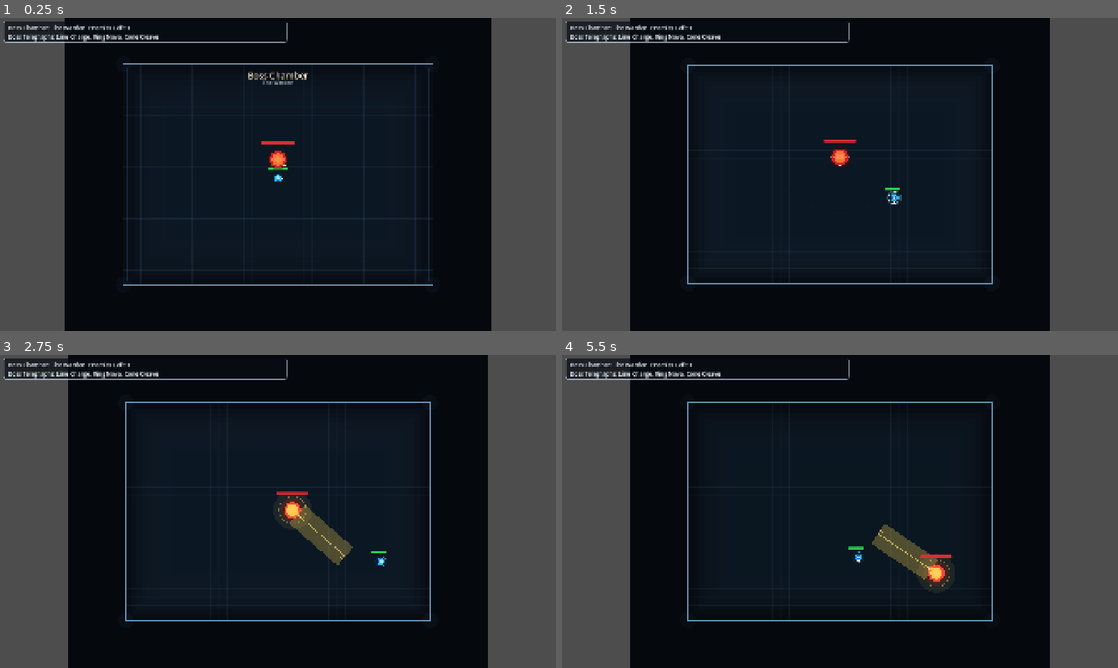
Above: before the commit, frames 1-4 (two rows, left to right).
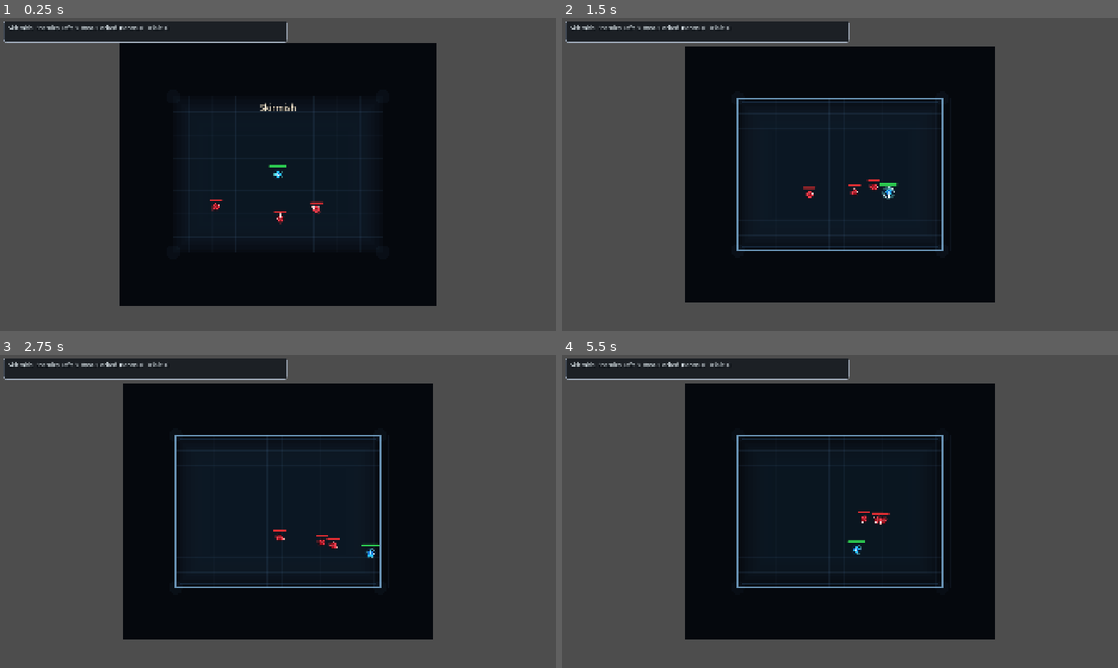
Above: after the commit, the same moments.

Repository: Excellund/AbyssalDescent
Game: Godot game, scene res://scenes/Main.tscn
Two runs of this game, one before a commit and one after it. Both use one fixed random seed, a clock stepped at 60 frames per second and the inputs below. Sound files missing from this copy of the repository are replaced by a short silence.
Inputs (mouse positions are in pixels of both pictures, inside the frame that each line leads up to):
- Up to frame 1 (0.25 s): no input
- Up to frame 2 (1.5 s): move the mouse to (962, 158) at 0.52 s; hold D (move_right) 0.53-1.28 s; click (962, 158) at 0.6 s; tap Space (dash) at 0.8, 1.35 s; move the mouse to (728, 190) at 1.27 s; hold S (move_down) from 1.28 s (still down)
- Up to frame 3 (2.75 s): click (166, 527) at 1.55 s; move the mouse to (333, 442) at 2.02 s; release S (move_down) at 2.03 s; hold D (move_right) from 2.03 s (still down); click (333, 442) at 2.1 s; tap Space (dash) at 2.3 s
- Up to frame 4 (5.5 s): move the mouse to (812, 574) at 2.77 s; release D (move_right) at 2.78 s; hold W (move_up) 2.78-3.53 s; tap Space (dash) at 2.85, 3.8, 5.1 s; click (812, 574) at 3.05 s; move the mouse to (1006, 558) at 3.52 s; hold A (move_left) 3.53-5.03 s; tap E (interact) at 3.6 s; move the mouse to (673, 464) at 4.27 s; click (673, 464) at 4.35 s; move the mouse to (867, 511) at 5.02 s; hold S (move_down) from 5.03 s (still down)

The runs differ from the first frame. In frame 1, 30% of the frame differs, in the area x 1-89%, y 0-100%; in frame 2, 31%; in frame 3, 32%, in the area x 1-88%, y 0-100%; in frame 4, 32%.

Commit message:
Add dash trial powers and enemy slow effects

Diff:
--- a/scenes/Main.tscn
+++ b/scenes/Main.tscn
@@ -10,7 +10,8 @@
 normal_room_music = ExtResource("2_rarhs")
 boss_room_music = ExtResource("3_vcsgt")
 music_volume_db = -50.0
-debug_start_power_ids = PackedStringArray("razor_wind", "rupture_wave", "execution_edge")
-debug_run_state = 1
+debug_apply_test_powers_on_start = true
+debug_skip_starting_boon_selection = true
+debug_start_power_ids = PackedStringArray("phantom_step")
 
 [node name="Player" parent="." unique_id=1831438957 instance=ExtResource("1_elqb8")]
--- a/scripts/enemy_archer.gd
+++ b/scripts/enemy_archer.gd
@@ -70,7 +70,7 @@
 	else:
 		speed_multiplier = 0.0  # At ideal range, hold position
 
-	var desired_velocity := desired_direction * seek_speed * speed_multiplier
+	var desired_velocity := desired_direction * seek_speed * speed_multiplier * slow_speed_mult
 	var move_rate := acceleration if desired_velocity != Vector2.ZERO else deceleration
 	velocity = velocity.move_toward(desired_velocity, move_rate * delta)
 	move_and_slide()
@@ -251,3 +251,4 @@
 			var offset := projectile.global_position - global_position
 			draw_circle(offset, 4.0, COLOR_ARCHER_PROJECTILE)
 			draw_circle(offset, 2.2, Color(1.0, 0.92, 0.6, 0.9))
+	_draw_slow_indicator(12.8)
--- a/scripts/enemy_base.gd
+++ b/scripts/enemy_base.gd
@@ -105,6 +105,8 @@
 var attack_anim_time_left: float = 0.0
 var attack_anim_duration: float = 0.1
 var visual_facing_direction: Vector2 = Vector2.LEFT
+var slow_time_left: float = 0.0
+var slow_speed_mult: float = 1.0
 
 func _ready() -> void:
 	motion_mode = CharacterBody2D.MOTION_MODE_FLOATING
@@ -131,6 +133,11 @@
 	if attack_anim_time_left > 0.0:
 		attack_anim_time_left = maxf(0.0, attack_anim_time_left - delta)
 		queue_redraw()
+	if slow_time_left > 0.0:
+		slow_time_left -= delta
+		if slow_time_left <= 0.0:
+			slow_time_left = 0.0
+			slow_speed_mult = 1.0
 
 func _update_visual_facing_direction() -> void:
 	if velocity.length_squared() > 1.0:
@@ -147,6 +154,21 @@
 		return
 	health_state.take_damage(amount)
 
+func apply_slow(duration: float, mult: float) -> void:
+	if duration > slow_time_left:
+		slow_time_left = duration
+	if mult < slow_speed_mult:
+		slow_speed_mult = mult
+
+func _draw_slow_indicator(body_radius: float) -> void:
+	if slow_time_left <= 0.0:
+		return
+	var pulse := 0.5 + 0.5 * sin(float(Time.get_ticks_msec()) * 0.011)
+	var fade := clampf(slow_time_left * 4.0, 0.0, 1.0)
+	draw_circle(Vector2.ZERO, body_radius + 8.0, Color(0.46, 1.0, 0.92, 0.07 * fade))
+	draw_arc(Vector2.ZERO, body_radius + 7.0, 0.0, TAU, 32,
+		Color(0.46, 1.0, 0.92, (0.52 + pulse * 0.28) * fade), 2.6)
+
 func heal(amount: int) -> void:
 	if amount <= 0:
 		return
--- a/scripts/enemy_boss.gd
+++ b/scripts/enemy_boss.gd
@@ -125,6 +125,7 @@
 	if wall_pressure > 0.62 and desired_velocity.length_squared() > 0.000001:
 		desired_velocity = desired_velocity.normalized() * move_speed * speed_mult
 
+	desired_velocity *= slow_speed_mult
 	var move_rate := acceleration if desired_velocity != Vector2.ZERO else deceleration
 	velocity = velocity.move_toward(desired_velocity, move_rate * delta)
 	move_and_slide()
@@ -384,6 +385,7 @@
 
 	draw_circle(Vector2.ZERO, body_radius + 9.0, COLOR_BOSS_GLOW)
 	_draw_common_body(body_radius, body_color, core_color, facing)
+	_draw_slow_indicator(body_radius)
 	_draw_attack_afterglow(facing)
 	_draw_attack_impact_burst(facing)
 
@@ -478,7 +480,7 @@
 		return
 	var t := clampf(attack_afterglow_time_left / maxf(attack_afterglow_duration, 0.001), 0.0, 1.0)
 	var fade := t * t
-	var side := Vector2(-facing.y, facing.x)
+	var _side := Vector2(-facing.y, facing.x)
 	match last_attack_for_fx:
 		ATTACK_CHARGE:
 			var glow_len := 94.0 + 58.0 * t
@@ -503,24 +505,24 @@
 	if impact_burst_time_left <= 0.0:
 		return
 	var t := 1.0 - clampf(impact_burst_time_left / maxf(impact_burst_duration, 0.001), 0.0, 1.0)
-	var ease := 1.0 - pow(1.0 - t, 3.0)
+	var burst_ease := 1.0 - pow(1.0 - t, 3.0)
 	var burst_alpha := (1.0 - t) * (1.0 - t)
 	var side := Vector2(-facing.y, facing.x)
 	match last_attack_for_fx:
 		ATTACK_CHARGE:
-			var burst_center := facing * (30.0 + ease * 32.0)
-			var burst_r := 18.0 + ease * 28.0
+			var burst_center := facing * (30.0 + burst_ease * 32.0)
+			var burst_r := 18.0 + burst_ease * 28.0
 			draw_circle(burst_center, burst_r, Color(1.0, 0.62, 0.22, 0.26 * burst_alpha))
 			draw_arc(burst_center, burst_r + 4.0, 0.0, TAU, 24, Color(1.0, 0.88, 0.5, 0.6 * burst_alpha), 3.0)
 			draw_line(burst_center + side * 18.0, burst_center + side * 42.0, Color(1.0, 0.84, 0.46, 0.5 * burst_alpha), 2.2)
 			draw_line(burst_center - side * 18.0, burst_center - side * 42.0, Color(1.0, 0.84, 0.46, 0.5 * burst_alpha), 2.2)
 		ATTACK_NOVA:
-			var nova_r := 44.0 + ease * (nova_radius * 0.72)
+			var nova_r := 44.0 + burst_ease * (nova_radius * 0.72)
 			draw_circle(Vector2.ZERO, nova_r, Color(1.0, 0.46, 0.18, 0.2 * burst_alpha))
 			draw_arc(Vector2.ZERO, nova_r, 0.0, TAU, 48, Color(1.0, 0.86, 0.5, 0.68 * burst_alpha), 4.0)
 		ATTACK_CLEAVE:
 			var half_arc := deg_to_rad(cleave_arc_degrees * 0.5)
-			var r := 56.0 + ease * (cleave_range * 0.62)
+			var r := 56.0 + burst_ease * (cleave_range * 0.62)
 			draw_arc(Vector2.ZERO, r, facing.angle() - half_arc, facing.angle() + half_arc, 26, Color(1.0, 0.78, 0.36, 0.72 * burst_alpha), 4.2)
 			draw_line(Vector2.ZERO, facing.rotated(-half_arc * 0.88) * r, Color(1.0, 0.86, 0.5, 0.42 * burst_alpha), 2.8)
 			draw_line(Vector2.ZERO, facing.rotated(half_arc * 0.88) * r, Color(1.0, 0.86, 0.5, 0.42 * burst_alpha), 2.8)
--- a/scripts/enemy_chaser.gd
+++ b/scripts/enemy_chaser.gd
@@ -28,7 +28,7 @@
 	var to_target := target.global_position - global_position
 	if to_target.length() <= stop_distance:
 		return Vector2.ZERO
-	return to_target.normalized() * move_speed
+	return to_target.normalized() * move_speed * slow_speed_mult
 
 func _try_attack_target() -> void:
 	if not is_instance_valid(target):
@@ -65,3 +65,4 @@
 	if speed_t > 0.25:
 		var trail_alpha := 0.08 + speed_t * 0.18
 		draw_circle(-facing * (body_radius + 2.0), body_radius * 0.7, Color(0.9, 0.2, 0.24, trail_alpha))
+	_draw_slow_indicator(body_radius)
--- a/scripts/player.gd
+++ b/scripts/player.gd
@@ -61,6 +61,29 @@
 var razor_wind_arc_degrees: float = 24.0
 var razor_wind_damage_ratio: float = 0.72
 
+# Dash archetype trial powers
+var reward_phantom_step: bool = false
+var reward_void_dash: bool = false
+var reward_static_wake: bool = false
+var phantom_step_stacks: int = 0
+var void_dash_stacks: int = 0
+var static_wake_stacks: int = 0
+# Phantom Step: damage and slow duration scale with stacks
+var phantom_step_damage: int = 10
+var phantom_step_slow_duration: float = 0.7
+# Void Dash: extra distance multiplier and kill-reset tracking
+var void_dash_range_mult: float = 1.42
+var void_dash_cooldown_reduction: float = 0.0
+# Static Wake: trail damage and lifetime
+var static_wake_damage: int = 8
+var static_wake_lifetime: float = 1.4
+# Runtime state for dash powers
+var phantom_step_hit_ids: Dictionary = {}
+var phantom_step_ghost_positions: Array[Dictionary] = []
+var phantom_step_ghost_emit_cd: float = 0.0
+var static_wake_trails: Array[Dictionary] = []
+var static_wake_trail_emit_cooldown: float = 0.0
+
 func _ready() -> void:
 	died.connect(_restart_current_scene)
 	body_radius_cache = _get_body_radius_for(self, 14.0)
@@ -83,6 +106,7 @@
 	_update_attack_lock(delta)
 	_update_attack_animation(delta)
 	_update_visual_facing_direction()
+	_update_static_wake_trails(delta)
 	_try_start_dash(direction)
 	_try_attack_input()
 
@@ -127,9 +151,14 @@
 		return
 
 	dash_direction = direction if direction != Vector2.ZERO else last_move_direction
-	dash_time_left = dash_duration
-	dash_cooldown_left = dash_cooldown
+	var effective_duration := dash_duration * (void_dash_range_mult if reward_void_dash else 1.0)
+	dash_time_left = effective_duration
+	dash_cooldown_left = maxf(0.12, dash_cooldown - void_dash_cooldown_reduction)
 	dash_phase_release_left = maxf(dash_phase_release_left, dash_phase_release_duration)
+	phantom_step_hit_ids.clear()
+	phantom_step_ghost_positions.clear()
+	phantom_step_ghost_emit_cd = 0.0
+	static_wake_trail_emit_cooldown = 0.0
 	_set_dash_phasing(true)
 
 func _try_attack_input() -> void:
@@ -210,6 +239,29 @@
 	dash_time_left = maxf(0.0, dash_time_left - delta)
 	velocity = dash_direction * dash_speed
 	move_and_slide()
+
+	if reward_phantom_step:
+		_apply_phantom_step_during_dash()
+		# Ghost afterimage emission
+		phantom_step_ghost_emit_cd = maxf(0.0, phantom_step_ghost_emit_cd - delta)
+		if phantom_step_ghost_emit_cd <= 0.0:
+			phantom_step_ghost_positions.append({"pos": global_position, "life": 0.14})
+			phantom_step_ghost_emit_cd = 0.03
+		var gi := phantom_step_ghost_positions.size() - 1
+		while gi >= 0:
+			phantom_step_ghost_positions[gi]["life"] -= delta
+			if float(phantom_step_ghost_positions[gi]["life"]) <= 0.0:
+				phantom_step_ghost_positions.remove_at(gi)
+			gi -= 1
+		queue_redraw()
+
+	if reward_static_wake:
+		static_wake_trail_emit_cooldown = maxf(0.0, static_wake_trail_emit_cooldown - delta)
+		if static_wake_trail_emit_cooldown <= 0.0:
+			static_wake_trails.append({"pos": global_position, "life": static_wake_lifetime})
+			static_wake_trail_emit_cooldown = 0.04
+		queue_redraw()
+
 	return true
 
 func _update_dash_phase_state(delta: float) -> void:
@@ -362,7 +414,10 @@
 	var hard_ids := {
 		"razor_wind": true,
 		"execution_edge": true,
-		"rupture_wave": true
+		"rupture_wave": true,
+		"phantom_step": true,
+		"void_dash": true,
+		"static_wake": true
 	}
 	if hard_ids.has(id):
 		apply_trial_power(id)
@@ -471,6 +526,61 @@
 		if enemy_body.global_position.distance_to(epicenter) > rupture_wave_radius:
 			continue
 		enemy_node.call("take_damage", wave_damage, {"is_ground_attack": true, "attack_type": "rupture_wave"})
+
+
+func _apply_phantom_step_during_dash() -> void:
+	var hit_radius := 38.0 + float(phantom_step_stacks) * 5.0
+	for enemy_node in get_tree().get_nodes_in_group("enemies"):
+		if not (enemy_node is Node2D):
+			continue
+		if not enemy_node.has_method("take_damage"):
+			continue
+		var enemy_body := enemy_node as Node2D
+		var eid := enemy_body.get_instance_id()
+		if phantom_step_hit_ids.has(eid):
+			continue
+		if global_position.distance_to(enemy_body.global_position) > hit_radius:
+			continue
+		enemy_node.call("take_damage", phantom_step_damage)
+		if enemy_node.has_method("apply_slow"):
+			enemy_node.call("apply_slow", phantom_step_slow_duration, 0.36)
+		phantom_step_hit_ids[eid] = true
+		if player_feedback != null:
+			# Concentric rings: outer (slow field) + inner (damage burst)
+			player_feedback.play_world_ring(enemy_body.global_position, hit_radius * 0.82,
+				Color(0.46, 1.0, 0.92, 0.9), 0.22)
+			player_feedback.play_world_ring(enemy_body.global_position, hit_radius * 0.44,
+				Color(0.8, 1.0, 0.98, 0.72), 0.14)
+
+
+func _update_static_wake_trails(delta: float) -> void:
+	if static_wake_trails.is_empty():
+		return
+	var i := static_wake_trails.size() - 1
+	while i >= 0:
+		static_wake_trails[i]["life"] -= delta
+		if static_wake_trails[i]["life"] <= 0.0:
+			static_wake_trails.remove_at(i)
+		i -= 1
+
+	for trail in static_wake_trails:
+		var trail_pos: Vector2 = trail["pos"]
+		for enemy_node in get_tree().get_nodes_in_group("enemies"):
+			if not (enemy_node is Node2D):
+				continue
+			if not enemy_node.has_method("take_damage"):
+				continue
+			var enemy_body := enemy_node as Node2D
+			if enemy_body.global_position.distance_to(trail_pos) <= 18.0:
+				var wake_tick_damage := maxi(1, int(round(float(static_wake_damage) * delta * 6.0)))
+				enemy_node.call("take_damage", wake_tick_damage)
+
+	queue_redraw()
+
+
+func notify_enemy_killed() -> void:
+	if reward_void_dash and dash_cooldown_left > 0.0:
+		dash_cooldown_left = maxf(0.0, dash_cooldown_left - 0.22)
 
 func _restart_current_scene() -> void:
 	if scene_restart_queued:
@@ -584,3 +694,46 @@
 		var rupture_color := ENEMY_BASE.COLOR_RUPTURE_WAVE_AURA
 		rupture_color.a = 0.3 + pulse * 0.18
 		draw_arc(Vector2.ZERO, 20.0 + pulse * 2.8, 0.0, TAU, 42, rupture_color, 1.8)
+
+	# Dash archetype trial power visuals
+	if reward_phantom_step:
+		var ph_hit_radius := 38.0 + float(phantom_step_stacks) * 5.0
+		if dash_time_left > 0.0:
+			# Threat zone: filled disc + bright ring so players instantly read the hit window
+			draw_circle(Vector2.ZERO, ph_hit_radius, Color(0.46, 1.0, 0.92, 0.07))
+			draw_arc(Vector2.ZERO, ph_hit_radius, 0.0, TAU, 48,
+				Color(0.46, 1.0, 0.92, 0.68), 2.4)
+			# Ghost afterimages: player sees where they just were
+			for ghost_entry: Dictionary in phantom_step_ghost_positions:
+				var ghost_life_ratio: float = clampf(ghost_entry["life"] / 0.14, 0.0, 1.0)
+				var local_gp: Vector2 = to_local(ghost_entry["pos"])
+				draw_circle(local_gp, 14.0 * ghost_life_ratio, Color(0.46, 1.0, 0.92, 0.16 * ghost_life_ratio))
+				draw_arc(local_gp, 15.0 * ghost_life_ratio, 0.0, TAU, 24,
+					Color(0.46, 1.0, 0.92, 0.52 * ghost_life_ratio), 1.8)
+		else:
+			var pulse := 0.5 + 0.5 * sin(t * 6.0 + 1.0)
+			var ph_color := Color(0.46, 1.0, 0.92, 0.22 + pulse * 0.14)
+			draw_arc(Vector2.ZERO, 20.0 + pulse * 3.5, 0.0, TAU, 32, ph_color, 1.6)
+			var facing := visual_facing_direction if visual_facing_direction.length_squared() > 0.000001 else Vector2.RIGHT
+			var side := Vector2(-facing.y, facing.x)
+			draw_line(-facing * 8.0 + side * 4.0, -facing * 18.0 + side * 4.0, Color(0.46, 1.0, 0.92, 0.36 + pulse * 0.2), 1.4)
+			draw_line(-facing * 8.0 - side * 4.0, -facing * 18.0 - side * 4.0, Color(0.46, 1.0, 0.92, 0.36 + pulse * 0.2), 1.4)
+
+	if reward_void_dash:
+		var cd_ratio := clampf(1.0 - dash_cooldown_left / maxf(0.001, dash_cooldown), 0.0, 1.0)
+		var arc_end: float = lerp(0.0, TAU, cd_ratio)
+		draw_arc(Vector2.ZERO, 24.0, -PI * 0.5, -PI * 0.5 + arc_end, 36,
+			Color(0.88, 0.56, 1.0, 0.72 + cd_ratio * 0.2), 2.2)
+		if cd_ratio >= 0.99:
+			var pulse := 0.5 + 0.5 * sin(t * 8.0)
+			draw_arc(Vector2.ZERO, 26.0, 0.0, TAU, 24, Color(0.88, 0.56, 1.0, 0.32 + pulse * 0.22), 1.2)
+
+	if reward_static_wake:
+		var pulse := 0.5 + 0.5 * sin(t * 9.0 + 2.0)
+		draw_arc(Vector2.ZERO, 17.0, 0.0, TAU, 20, Color(0.96, 0.96, 0.36, 0.2 + pulse * 0.18), 1.4)
+		for trail_entry in static_wake_trails:
+			var trail_pos: Vector2 = trail_entry["pos"]
+			var life_ratio: float = clampf(trail_entry["life"] / maxf(0.001, static_wake_lifetime), 0.0, 1.0)
+			var local_pos := to_local(trail_pos)
+			draw_circle(local_pos, 7.0 * life_ratio, Color(0.96, 0.96, 0.36, 0.28 * life_ratio))
+			draw_arc(local_pos, 9.0 * life_ratio, 0.0, TAU, 14, Color(1.0, 1.0, 0.5, 0.42 * life_ratio), 1.2)
--- a/scripts/power_registry.gd
+++ b/scripts/power_registry.gd
@@ -65,10 +65,21 @@
 		execution_desc = String(player_reference.call("get_trial_power_card_desc", "execution_edge"))
 		rupture_desc = String(player_reference.call("get_trial_power_card_desc", "rupture_wave"))
 
+	var phantom_desc := "Dashing through enemies damages and slows them."
+	var void_desc := "Dash travels farther. Kills shorten dash cooldown."
+	var static_desc := "Dashing leaves an electrified trail that burns enemies."
+	if is_instance_valid(player_reference) and player_reference.has_method("get_trial_power_card_desc"):
+		phantom_desc = String(player_reference.call("get_trial_power_card_desc", "phantom_step"))
+		void_desc = String(player_reference.call("get_trial_power_card_desc", "void_dash"))
+		static_desc = String(player_reference.call("get_trial_power_card_desc", "static_wake"))
+
 	return [
 		Power.new("razor_wind", "Razor Wind", razor_desc, POWER_TYPE_TRIAL, 0, {}).to_dict(),
 		Power.new("execution_edge", "Execution Edge", execution_desc, POWER_TYPE_TRIAL, 0, {}).to_dict(),
 		Power.new("rupture_wave", "Rupture Wave", rupture_desc, POWER_TYPE_TRIAL, 0, {}).to_dict(),
+		Power.new("phantom_step", "Phantom Step", phantom_desc, POWER_TYPE_TRIAL, 0, {}).to_dict(),
+		Power.new("void_dash", "Void Dash", void_desc, POWER_TYPE_TRIAL, 0, {}).to_dict(),
+		Power.new("static_wake", "Static Wake", static_desc, POWER_TYPE_TRIAL, 0, {}).to_dict(),
 	]
 
 
--- a/scripts/upgrade_system.gd
+++ b/scripts/upgrade_system.gd
@@ -13,7 +13,10 @@
 var trial_power_stacks: Dictionary = {
 	"razor_wind": 0,
 	"execution_edge": 0,
-	"rupture_wave": 0
+	"rupture_wave": 0,
+	"phantom_step": 0,
+	"void_dash": 0,
+	"static_wake": 0
 }
 
 const UPGRADE_IDS := {
@@ -29,7 +32,10 @@
 const TRIAL_POWER_IDS := {
 	"razor_wind": true,
 	"execution_edge": true,
-	"rupture_wave": true
+	"rupture_wave": true,
+	"phantom_step": true,
+	"void_dash": true,
+	"static_wake": true
 }
 
 
@@ -114,6 +120,25 @@
 			player_reference.set("rupture_wave_radius", 72.0 + 10.0 * float(rupture_stacks))
 			player_reference.set("rupture_wave_damage_ratio", 0.34 + 0.1 * float(rupture_stacks))
 			player_reference.set("attack_damage", int(player_reference.get("attack_damage")) + 2)
+		"phantom_step":
+			player_reference.set("reward_phantom_step", true)
+			var ph_stacks := int(player_reference.get("phantom_step_stacks")) + 1
+			player_reference.set("phantom_step_stacks", ph_stacks)
+			player_reference.set("phantom_step_damage", 8 + ph_stacks * 4)
+			player_reference.set("phantom_step_slow_duration", 0.6 + float(ph_stacks) * 0.15)
+			player_reference.set("dash_cooldown", maxf(0.12, float(player_reference.get("dash_cooldown")) * 0.92))
+		"void_dash":
+			player_reference.set("reward_void_dash", true)
+			var vd_stacks := int(player_reference.get("void_dash_stacks")) + 1
+			player_reference.set("void_dash_stacks", vd_stacks)
+			player_reference.set("void_dash_range_mult", 1.36 + float(vd_stacks) * 0.12)
+			player_reference.set("void_dash_cooldown_reduction", float(vd_stacks) * 0.06)
+		"static_wake":
+			player_reference.set("reward_static_wake", true)
+			var sw_stacks := int(player_reference.get("static_wake_stacks")) + 1
+			player_reference.set("static_wake_stacks", sw_stacks)
+			player_reference.set("static_wake_damage", 6 + sw_stacks * 3)
+			player_reference.set("static_wake_lifetime", 1.2 + float(sw_stacks) * 0.25)
 		_:
 			return false
 	return true
@@ -164,6 +189,12 @@
 				return int(player_reference.get("execution_edge_stacks"))
 			"rupture_wave":
 				return int(player_reference.get("rupture_wave_stacks"))
+			"phantom_step":
+				return int(player_reference.get("phantom_step_stacks"))
+			"void_dash":
+				return int(player_reference.get("void_dash_stacks"))
+			"static_wake":
+				return int(player_reference.get("static_wake_stacks"))
 	if trial_power_stacks.has(id):
 		return trial_power_stacks[id]
 	return 0
@@ -179,6 +210,12 @@
 			return "Periodic swings become execution strikes with heavy bonus damage."
 		"rupture_wave":
 			return "Hits detonate a rupture wave that damages nearby enemies."
+		"phantom_step":
+			return "Dashing through enemies damages and slows them."
+		"void_dash":
+			return "Dash travels farther. Kills reduce dash cooldown."
+		"static_wake":
+			return "Dashing leaves an electrified trail that burns enemies."
 		_:
 			return "Enhances this power."
 
--- a/scripts/world_generator.gd
+++ b/scripts/world_generator.gd
@@ -475,6 +475,8 @@
 
 func _on_room_enemy_died() -> void:
 	active_room_enemy_count = maxi(0, active_room_enemy_count - 1)
+	if is_instance_valid(player) and player.has_method("notify_enemy_killed"):
+		player.call("notify_enemy_killed")
 
 func _clear_all_enemies() -> void:
 	if is_instance_valid(enemy_spawner):
